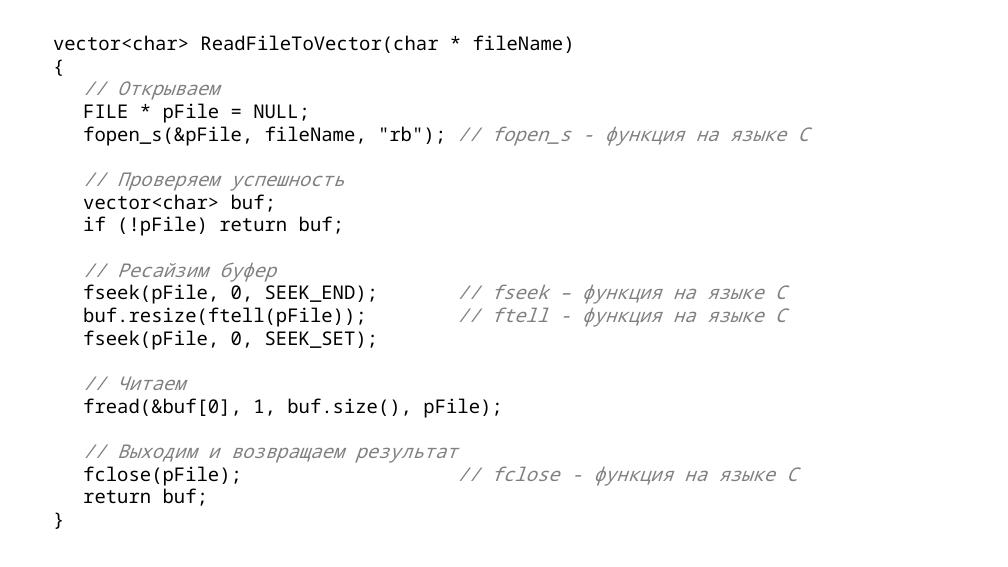
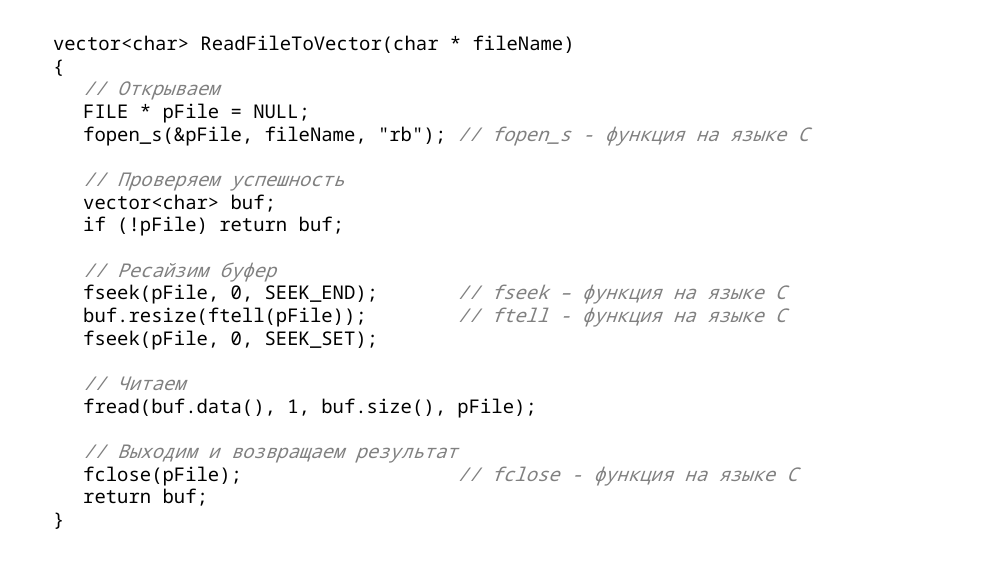
Before and after one commit to alexey-malov/oop, a slide deck: slide 51 of lectures/05/Обработка ошибок и исключительных ситуаций.pptx. Drawn at 1008x567 pixels with LibreOffice and Linux fonts; fonts in the diff are those of the drawing. Boxes give left, top, right and bottom in pixels: in the first picture for what was removed or moved away, otherwise in the second. Text is boxed around its words. In the diff, an @@ line names an element or a change of style, - is before the commit and + after.

```diff
--- a/lectures/05/Обработка ошибок и исключительных ситуаций.pptx
+++ b/lectures/05/Обработка ошибок и исключительных ситуаций.pptx
@@ text at (83, 398, 536, 418): text changed @@
-fread(&buf[0], 1, buf.size(), pFile);
+fread(buf.data(), 1, buf.size(), pFile);
```
Also in this commit, not shown: 4 other slides changed, 4 slides added, 4 other files.
